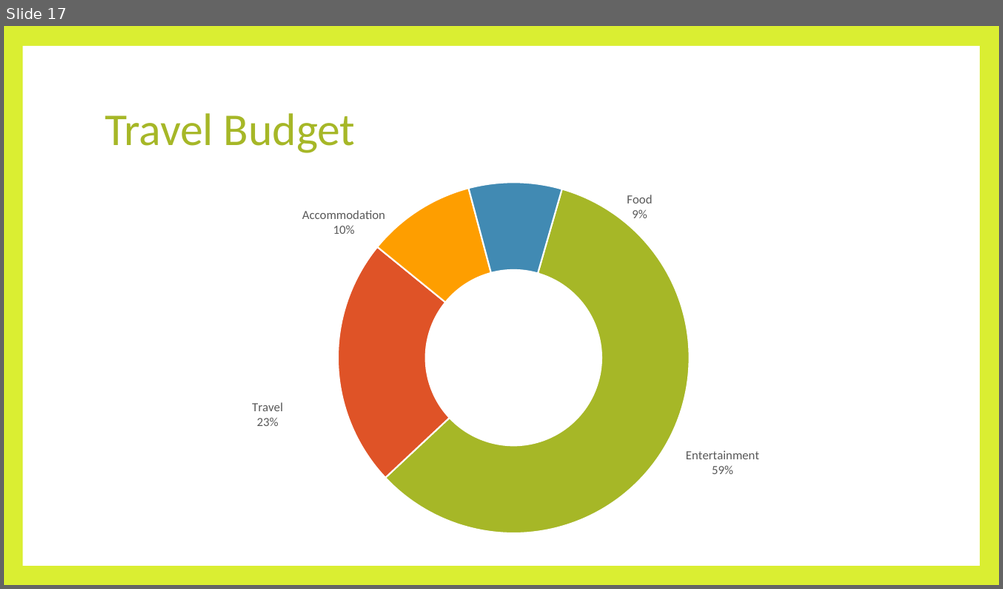
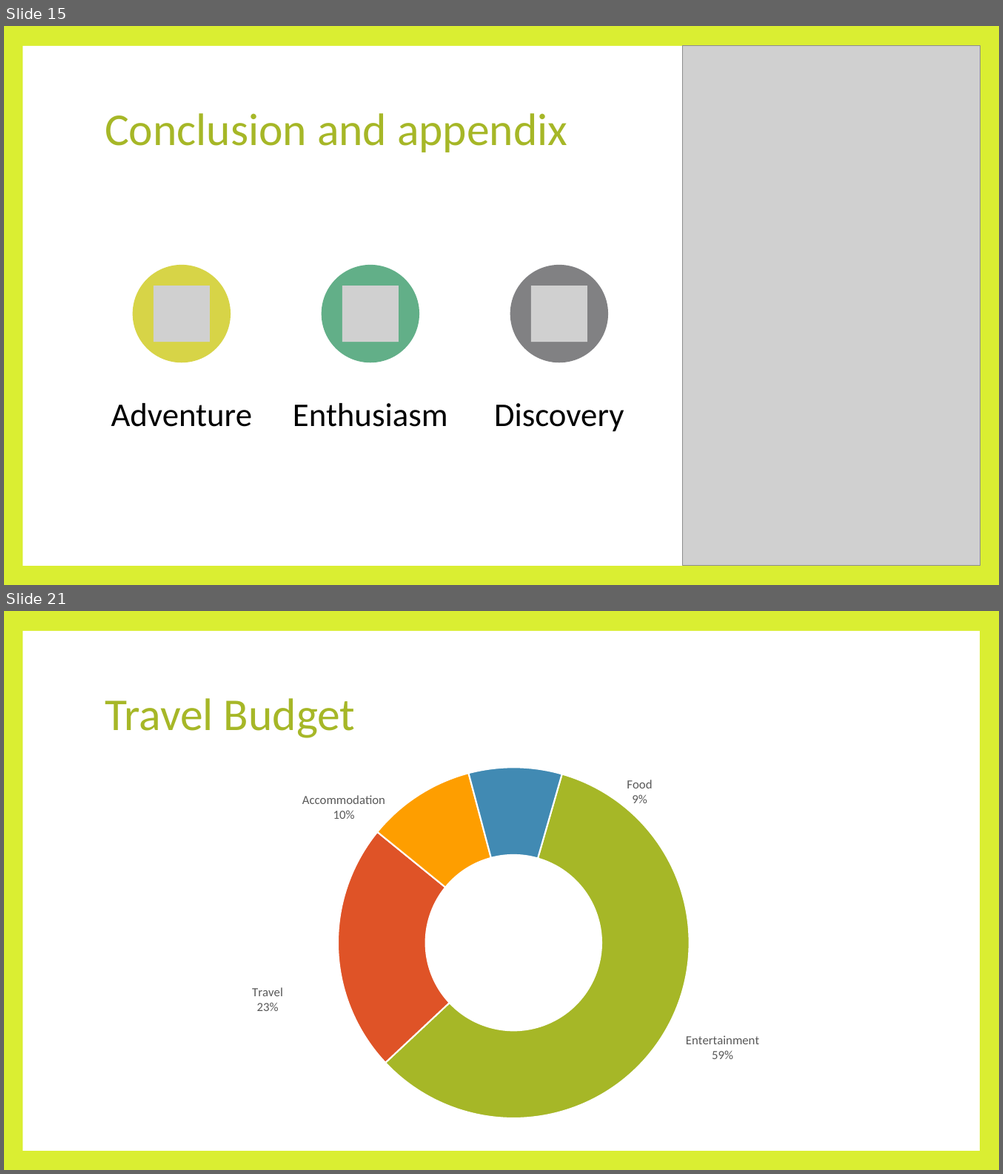
Before and after one commit to SpringNuance/Business-Intelligence, a slide deck: Power BI Assignment/Business Intelligence_Power BI Assignment Report.pptx. Shown one above the other, each under a label of ours: slide 17 before the commit, slides 15 and 21 after it; the slides between them are not shown. The pictures are 1003x589 and 1003x1174 pixels, drawn with LibreOffice and Linux fonts; fonts in the diff are those of the drawing; grey boxes stand for pictures. Boxes give left, top, right and bottom in pixels: in the first picture for what was removed or moved away, otherwise in the second. Text is boxed around its words. In the diff, an @@ line names an element or a change of style, - is before the commit and + after.

```diff
--- a/Power BI Assignment/Business Intelligence_Power BI Assignment Report.pptx
+++ b/Power BI Assignment/Business Intelligence_Power BI Assignment Report.pptx
@@ slide 15 added at [4,26,999,585], background #DAEE32; not listed: 1 template element that a slide beside it also shows @@
@@ picture added at [683,46,980,566] @@
@@ title added at [105,113,567,153], 44 pt, text #A6B727 @@
+Conclusion and appendix
@@ group added at [111,265,624,432]: 3 ellipses, 3 pictures, 3 texts @@
+Adventure
+Enthusiasm
+Discovery
@@ what was slide 17 is now slide 21 @@
```
Also in this commit, not shown: 17 other slides added, 14 slides removed, 3 other files.
